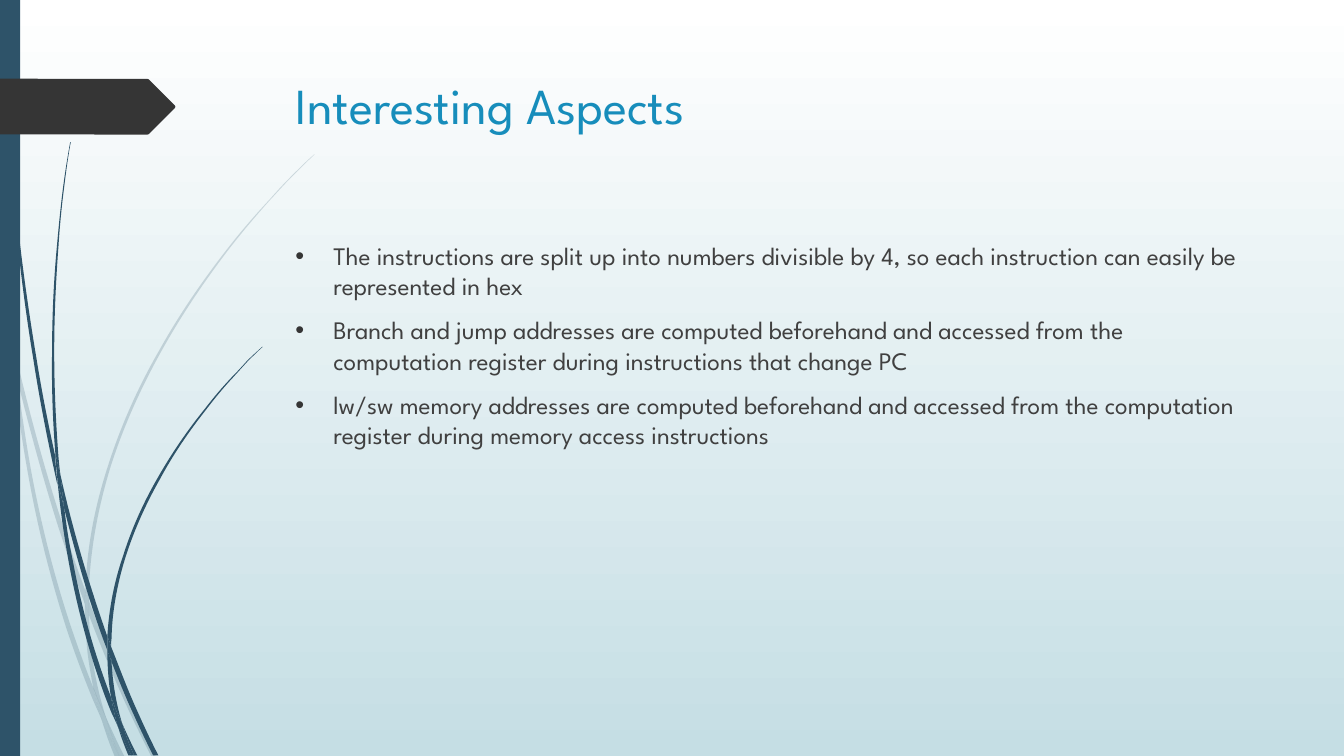
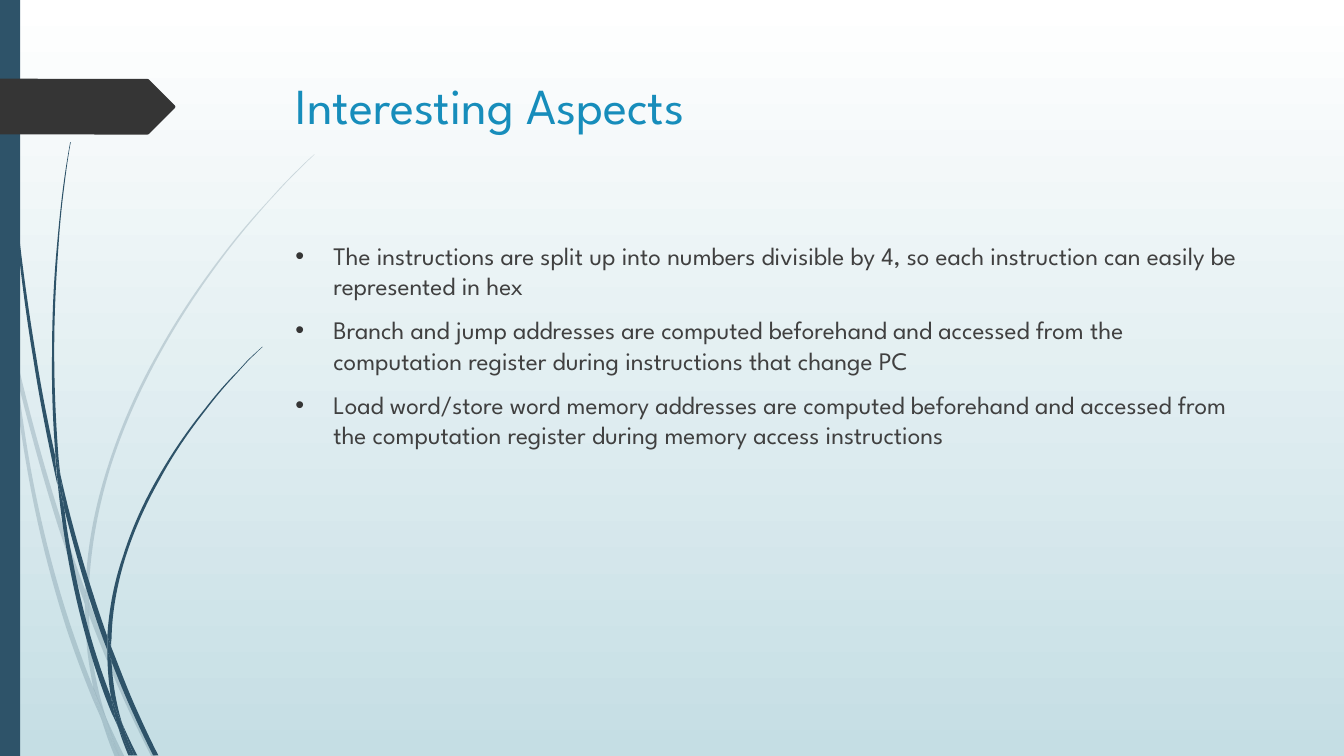
Before and after one commit to merreltc/16-Bit-Processor, a slide deck: slide 11 of FinalReport/FinalPresentation-Working.pptx. Drawn at 1344x756 pixels with LibreOffice and Linux fonts; fonts in the diff are those of the drawing. Boxes give left, top, right and bottom in pixels: in the first picture for what was removed or moved away, otherwise in the second. Text is boxed around its words. In the diff, an @@ line names an element or a change of style, - is before the commit and + after.

Commit message:
updated presentation and report

```diff
--- a/FinalReport/FinalPresentation-Working.pptx
+++ b/FinalReport/FinalPresentation-Working.pptx
@@ text at [333, 396, 1226, 450]: text changed @@
-• lw/sw memory addresses are computed beforehand and accessed from the computation register during memory access instructions
+• Load word/store word memory addresses are computed beforehand and accessed from the computation register during memory access instructions
```
Also in this commit, not shown: 2 other files.
